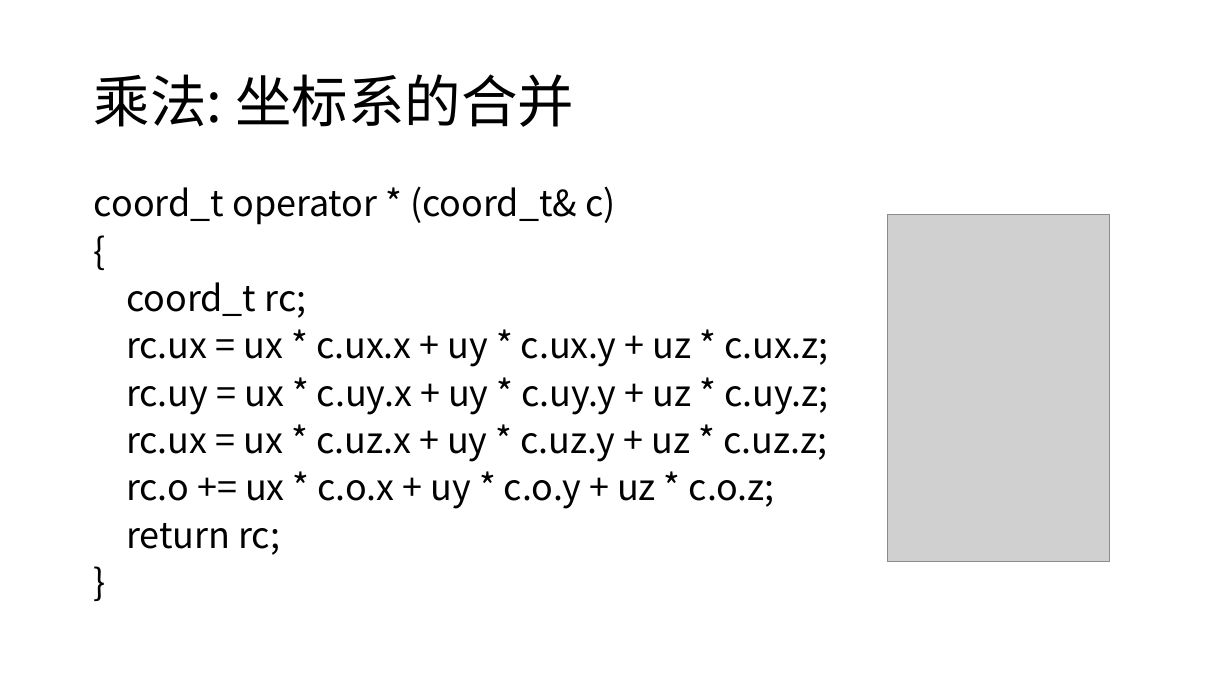
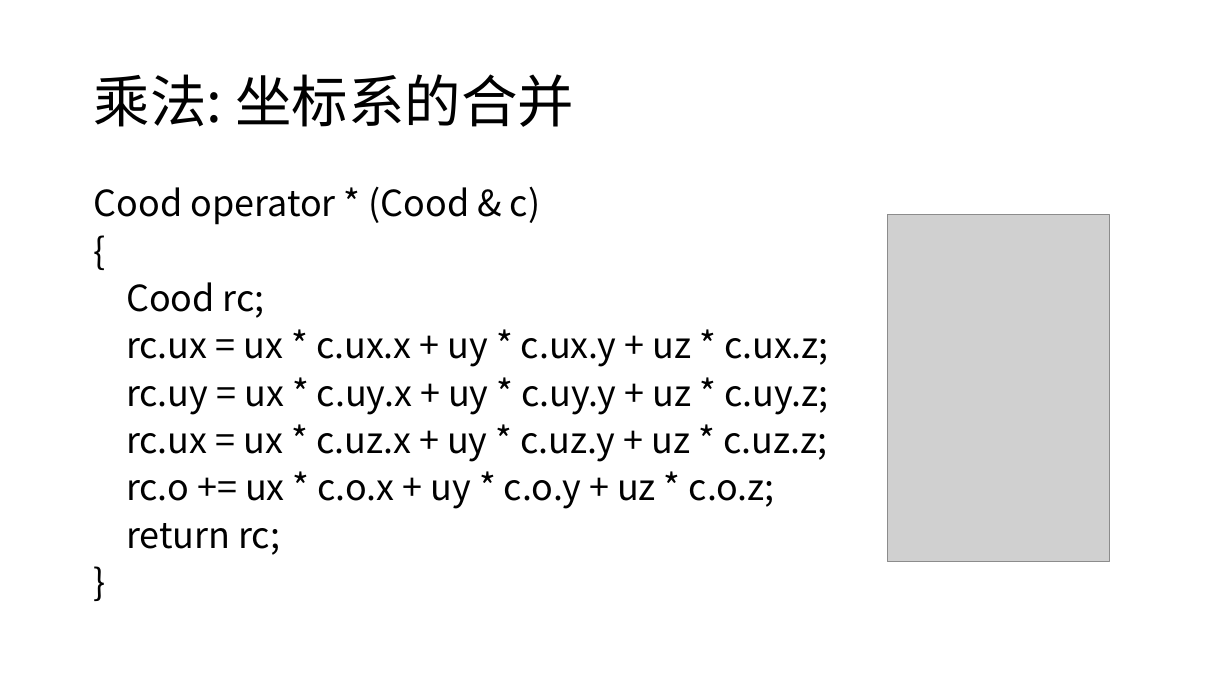
Before and after one commit to panguojun/Coordinate-System, a slide deck: slide 13 of 坐标系.pptx. Drawn at 1232x693 pixels with LibreOffice and Linux fonts; fonts in the diff are those of the drawing; grey boxes stand for pictures. Boxes give left, top, right and bottom in pixels: in the first picture for what was removed or moved away, otherwise in the second. Text is boxed around its words. In the diff, an @@ line names an element or a change of style, - is before the commit and + after.

```diff
--- a/坐标系.pptx
+++ b/坐标系.pptx
@@ text at (94, 186, 540, 225): text changed @@
-coord_t operator * (coord_t& c)
+Cood operator * (Cood & c)
@@ text at (126, 282, 265, 318): text changed @@
-coord_t rc;
+Cood rc;
```
Also in this commit, not shown: 11 other slides changed, 2 slides added.
